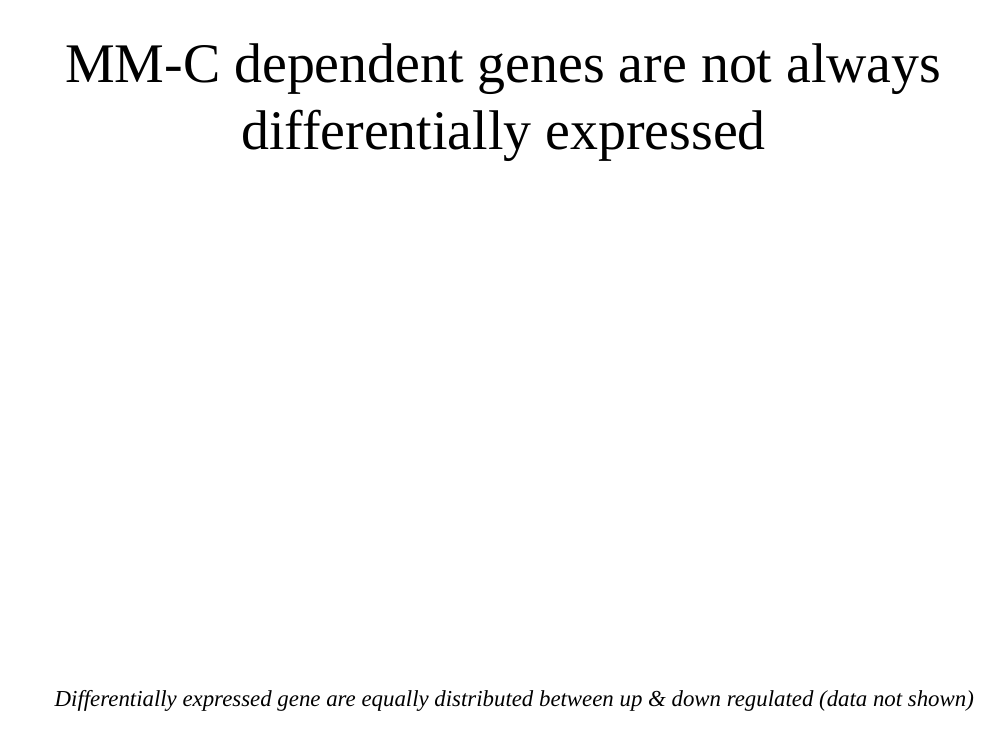
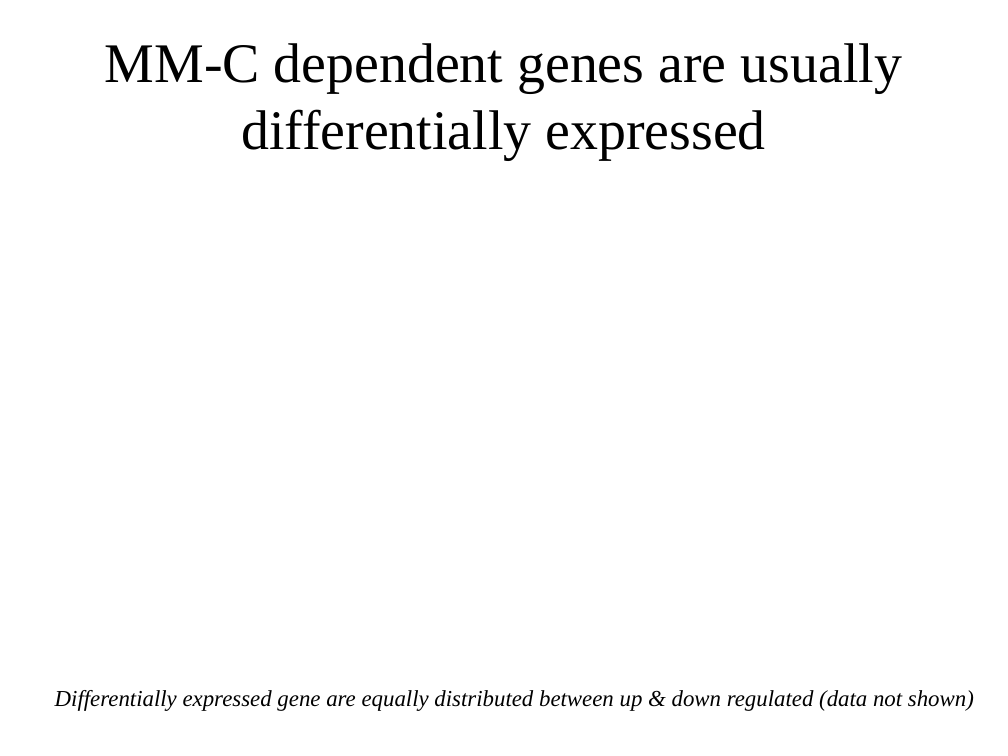
Before and after one commit to wilkinsonlab/m-oryzae-polya, a slide deck: slide 30 of doc/version_21/oryzae_presentation.odp (slide 33 before the commit). Drawn at 1008x756 pixels with LibreOffice and Linux fonts; fonts in the diff are those of the drawing. Boxes give left, top, right and bottom in pixels: in the first picture for what was removed or moved away, otherwise in the second. Text is boxed around its words. In the diff, an @@ line names an element or a change of style, - is before the commit and + after.

```diff
--- a/doc/version_21/oryzae_presentation.odp
+++ b/doc/version_21/oryzae_presentation.odp
@@ title at [105,43,902,159]: text changed @@
-MM-C dependent genes are not always differentially expressed
+MM-C dependent genes are usually differentially expressed
```
Also in this commit, not shown: 22 other slides changed, 4 slides added, 9 slides removed, 4 other files.
